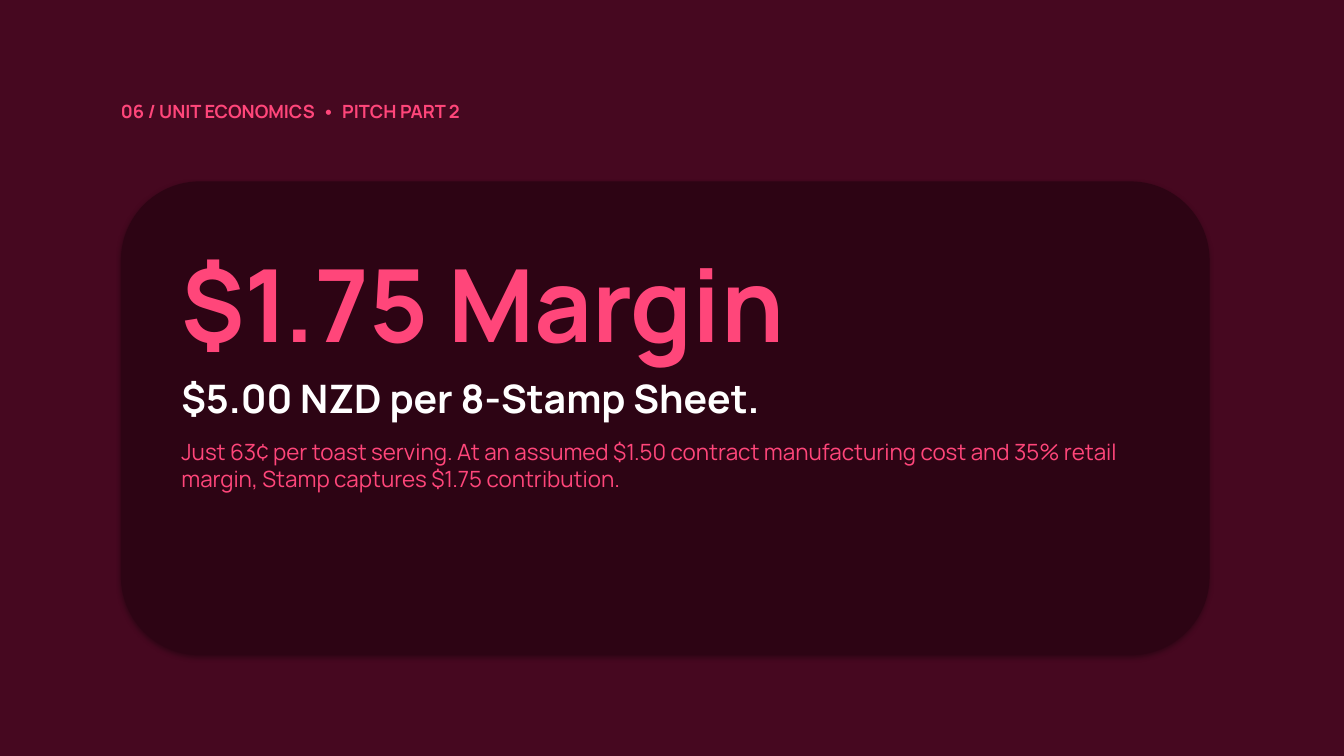
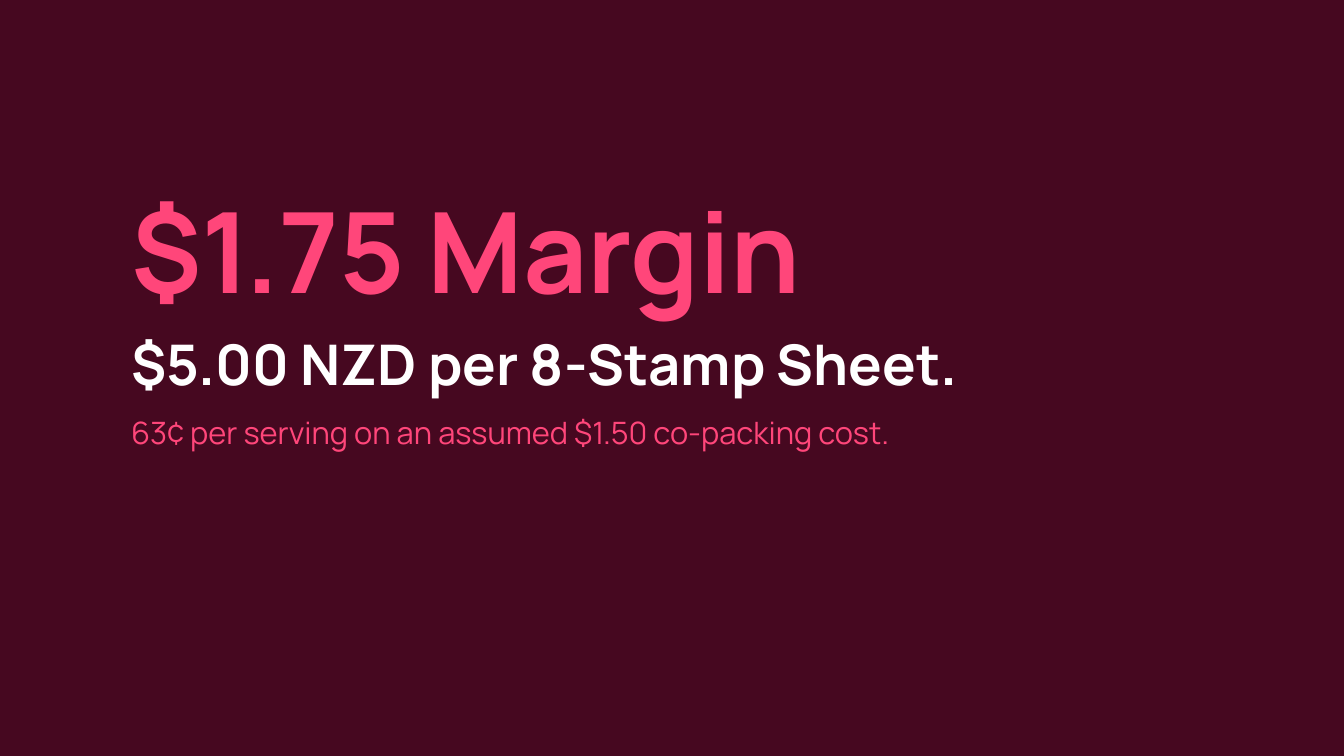
Before and after one commit to JacobCrume/stamp-spreads, a slide deck: slide 10 of presentation/Stamp-pitch.pptx (slide 7 before the commit). Drawn at 1344x756 pixels with LibreOffice and Linux fonts; fonts in the diff are those of the drawing. Boxes give left, top, right and bottom in pixels: in the first picture for what was removed or moved away, otherwise in the second. Text is boxed around its words. In the diff, an @@ line names an element or a change of style, - is before the commit and + after.

```diff
--- a/presentation/Stamp-pitch.pptx
+++ b/presentation/Stamp-pitch.pptx
@@ text removed at [121,104,460,119] @@
-06 / UNIT ECONOMICS • PITCH PART 2
@@ rounded rectangle removed at [121,181,1210,655] @@
@@ text at [131,201,957,399]: size 72 to 80 pt in "$1.75 Margin"; size 28 to 40 pt in "$5.00 NZD per 8-Stamp Sheet."; more space between paragraphs @@
@@ text "$1.75 Margin": place and size @@
-text "$1.75 Margin" at [181,259,1117,493]
+text "$1.75 Margin" at [131,201,957,452]
@@ text at [131,418,889,452]: text changed; size 16 to 22 pt @@
-Just 63¢ per toast serving. At an assumed $1.50 contract manufacturing cost and 35% retail margin, Stamp captures $1.75 contribution.
+63¢ per serving on an assumed $1.50 co-packing cost.
```
Also in this commit, not shown: 5 other slides changed, 11 slides added, 7 slides removed, 2 other files.
